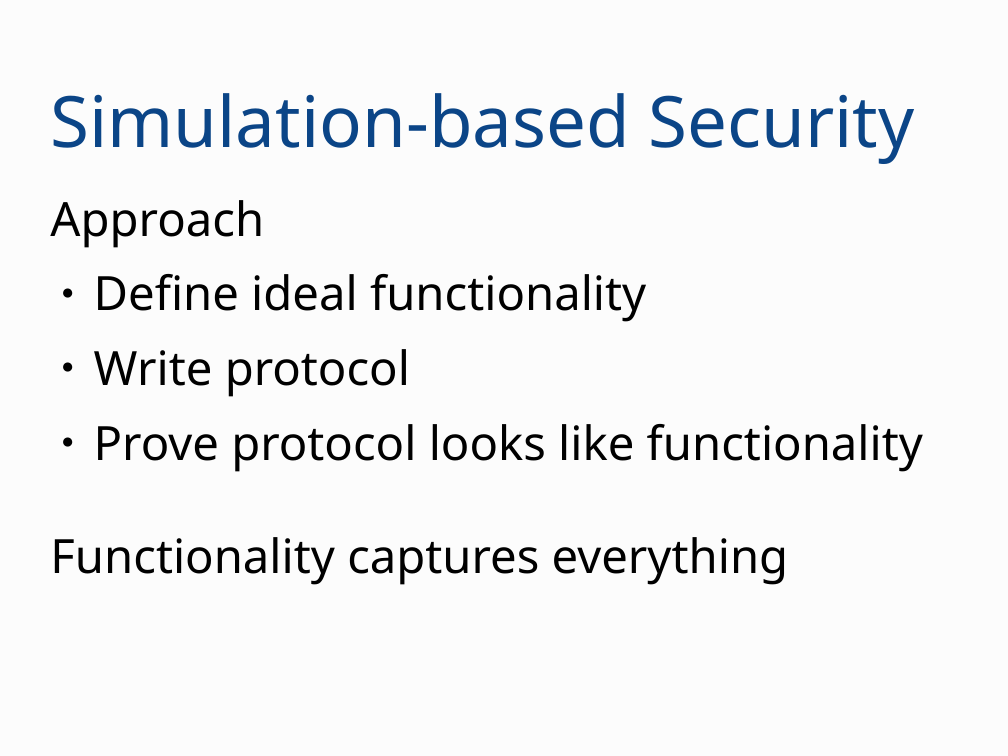
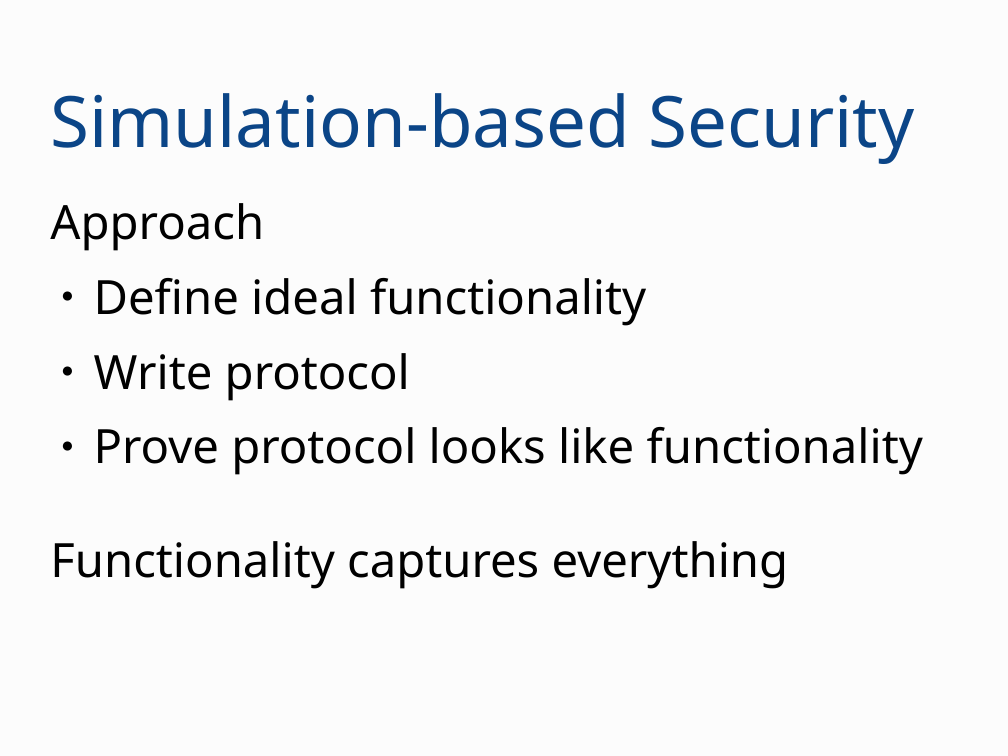
Before and after one commit to OrfeasLitos/PaymentChannels, a slide deck: slide 3 of ln-conf-2019/presentation.odp (slide 4 before the commit). Drawn at 1008x756 pixels with LibreOffice and Linux fonts; fonts in the diff are those of the drawing. Boxes give left, top, right and bottom in pixels: in the first picture for what was removed or moved away, otherwise in the second. Text is boxed around its words. In the diff, an @@ line names an element or a change of style, - is before the commit and + after.

Commit message:
Complete presentation

```diff
--- a/ln-conf-2019/presentation.odp
+++ b/ln-conf-2019/presentation.odp
@@ text "Approach": place and size @@
-text "Approach" at bbox=[50, 200, 923, 585]
+text "Approach" at bbox=[50, 203, 923, 589]
```
Also in this commit, not shown: 5 slides added, 3 slides removed, 1 other file.
